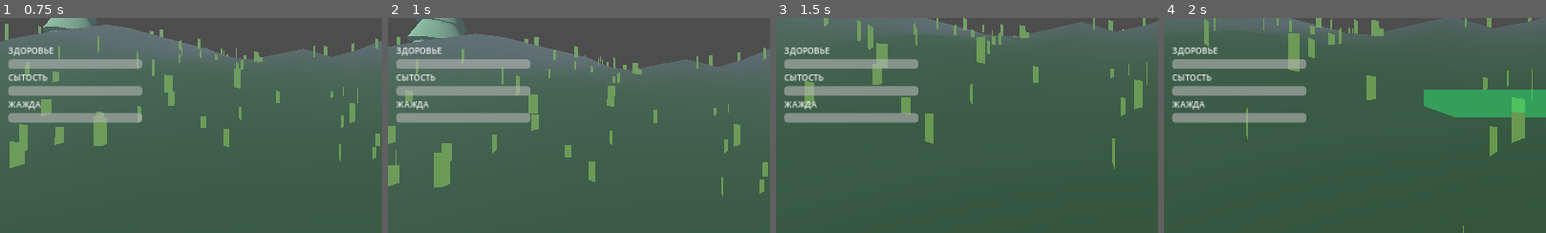
Above: before the commit, frames 1-4 (left to right).
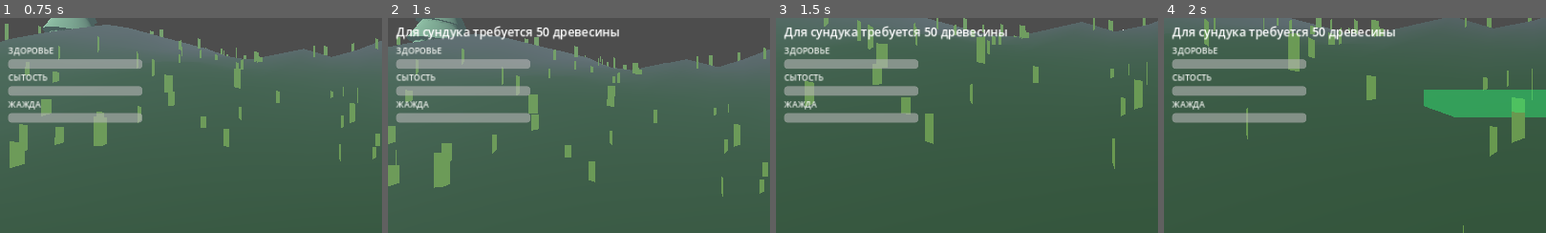
Above: after the commit, the same moments.

Repository: noval000/survival
Game: Godot game, scene res://scenes/Main.tscn
Same seed, same stepped clock (60 frames per second), same inputs: the game is played once before the commit and once after it.
Inputs (mouse positions are % of the whole screen's width and height, from its top left):
- Up to frame 1 (0.75 s): tap Enter at 0.5 s; move the mouse to (55, 50) at 0.52 s; hold W (move_forward) from 0.53 s (still down); tap E at 0.6 s; click (55, 50) at 0.67 s
- Up to frame 2 (1 s): keep holding W (move_forward); tap Space (jump) at 0.77 s; tap C at 0.8 s
- Up to frame 3 (1.5 s): keep holding W (move_forward); move the mouse to (45, 50) at 1.27 s; tap C at 1.35 s; click (45, 50) at 1.42 s
- Up to frame 4 (2 s): keep holding W (move_forward); tap Space (jump) at 1.52 s; tap B at 1.55 s
The pictures show only the part of the screen within x 0-50%, y 20-70%; the shares and areas given below are measured in that part.

Frame 1 is identical in both runs. In frame 2, 1.6% of the frame differs, in the area x 2-61%, y 3-11%; in frame 3, 1.6%; in frame 4, 1.6%.

Commit message:
Wire chest construction, E interaction, two-pane transfer and restore into player

Diff:
--- a/godot/scripts/Player.gd
+++ b/godot/scripts/Player.gd
@@ -7,6 +7,8 @@
 const BUILDING_HUD_SCRIPT = preload("res://scripts/BuildingHUD.gd")
 const QUICK_ACTIONS_SCRIPT = preload("res://scripts/QuickActionsHUD.gd")
 const MOBILE_CONTROLS_SCRIPT = preload("res://scripts/MobileControls.gd")
+const CHEST_SCRIPT = preload("res://scripts/StorageChest.gd")
+const CHEST_UI_SCRIPT = preload("res://scripts/ChestUI.gd")
 
 @export var walk_speed := 5.0
 @export var sprint_speed := 8.0
@@ -35,6 +37,9 @@
 var building_hud
 var quick_actions
 var mobile_controls
+var chest_ui
+var chests: Array = []
+const CHEST_COST := 50
 var mobile_jump := false
 var mobile_sprint := false
 var health: float = 100.0
@@ -106,10 +111,18 @@
     mobile_controls.action_pressed.connect(try_interact)
     mobile_controls.jump_pressed.connect(func() -> void: mobile_jump = true)
     mobile_controls.sprint_changed.connect(func(pressed: bool) -> void: mobile_sprint = pressed)
+    chest_ui = CHEST_UI_SCRIPT.new()
+    add_child(chest_ui)
+    chest_ui.transfer_requested.connect(transfer_chest_items)
+    chest_ui.closed.connect(_on_chest_closed)
     load_progress.call_deferred()
 
 func _unhandled_input(event: InputEvent) -> void:
     if event is InputEventKey and event.pressed and not event.echo:
+        if chest_ui != null and chest_ui.is_open():
+            if event.physical_keycode in [KEY_ESCAPE, KEY_E]:
+                chest_ui.close_storage()
+            return
         if event.physical_keycode == KEY_E and not inventory_ui.is_open():
             try_interact()
             return
@@ -139,6 +152,9 @@
             get_viewport().set_input_as_handled()
             return
         if not inventory_ui.is_open():
+            if event.physical_keycode == KEY_C:
+                place_chest()
+                return
             if event.physical_keycode == KEY_B:
                 toggle_build_mode()
                 get_viewport().set_input_as_handled()
@@ -183,6 +199,9 @@
         autosave_tick = 0.0
         save_progress()
     if dead:
+        velocity = Vector3.ZERO
+        return
+    if chest_ui != null and chest_ui.is_open():
         velocity = Vector3.ZERO
         return
     harvest_cooldown = maxf(0.0, harvest_cooldown - delta)
@@ -500,6 +519,7 @@
     setup_tool()
     sync_inventory()
     inventory_ui.restore_bag_layout(data.get("bag_layout", []))
+    restore_chests(data.get("chests", []))
 
 func try_interact() -> void:
     var query := PhysicsRayQueryParameters3D.create(camera.global_position, camera.global_position - camera.global_transform.basis.z * 4.0)
@@ -510,6 +530,9 @@
         return
     var target: Node = hit.get("collider") as Node
     if target == null or not target.is_in_group("survival_interactable"):
+        return
+    if target.is_in_group("survival_chests"):
+        open_chest(target)
         return
     var kind: String = str(target.get_meta("interaction", ""))
     if kind == "berries":
@@ -530,6 +553,86 @@
         survival_ui.update_stats(health, hunger, thirst)
         show_message("Вы попили: +45 жажды")
 
+func _on_chest_closed() -> void:
+    Input.mouse_mode = Input.MOUSE_MODE_CAPTURED
+
+func place_chest() -> void:
+    if dead or inventory_ui.is_open() or chest_ui.is_open():
+        return
+    if int(resources.get("wood", 0)) < CHEST_COST:
+        show_message("Для сундука требуется 50 древесины")
+        return
+    var chest = CHEST_SCRIPT.new()
+    chest.chest_id = str(Time.get_ticks_usec())
+    get_parent().add_child(chest)
+    chest.global_position = global_position - global_transform.basis.z * 2.5 - Vector3(0, 0.45, 0)
+    chest.rotation.y = rotation.y
+    chests.append(chest)
+    resources["wood"] = int(resources["wood"]) - CHEST_COST
+    sync_inventory()
+    show_message("Сундук установлен. Наведитесь и нажмите E")
+
+func open_chest(target: Node) -> void:
+    if dead or inventory_ui.is_open():
+        return
+    chest_ui.open_storage(target, inventory_ui.stack_model)
+    Input.mouse_mode = Input.MOUSE_MODE_VISIBLE
+
+func transfer_chest_items(from_chest: bool, index: int, half: bool) -> void:
+    if not chest_ui.is_open():
+        return
+    var chest = chest_ui.chest
+    if not is_instance_valid(chest):
+        chest_ui.close_storage()
+        return
+    var source = chest.storage if from_chest else inventory_ui.stack_model
+    if index < 0 or index >= source.slots.size():
+        return
+    var entry: Dictionary = source.slots[index]
+    if entry.is_empty():
+        return
+    var kind: String = str(entry.get("kind", ""))
+    if kind not in resources:
+        show_message("Этот предмет пока нельзя перемещать")
+        return
+    var count: int = int(entry.get("count", 0))
+    var amount: int = maxi(1, count / 2) if half else count
+    var transferred: bool = chest.withdraw(inventory_ui.stack_model, index, amount) if from_chest else chest.deposit(inventory_ui.stack_model, index, amount)
+    if not transferred:
+        show_message("Недостаточно места для переноса")
+        return
+    resources[kind] = int(resources.get(kind, 0)) + (amount if from_chest else -amount)
+    sync_inventory()
+    chest_ui.refresh()
+
+func get_chests_data() -> Array:
+    var result: Array = []
+    for chest in chests:
+        if is_instance_valid(chest):
+            result.append(chest.serialize())
+    return result
+
+func restore_chests(saved: Array) -> void:
+    for chest in chests:
+        if is_instance_valid(chest):
+            chest.queue_free()
+    chests.clear()
+    for record in saved:
+        if typeof(record) != TYPE_DICTIONARY:
+            continue
+        var coords: Array = record.get("position", [])
+        if coords.size() != 3:
+            continue
+        var chest = CHEST_SCRIPT.new()
+        chest.chest_id = str(record.get("id", ""))
+        get_parent().add_child(chest)
+        chest.global_position = Vector3(float(coords[0]), float(coords[1]), float(coords[2]))
+        chest.rotation.y = float(record.get("rotation_y", 0.0))
+        if chest.restore(record):
+            chests.append(chest)
+        else:
+            chest.queue_free()
+
 func use_consumable(kind: String) -> void:
     if dead or int(resources.get(kind, 0)) <= 0:
         return
@@ -556,7 +659,7 @@
     quick_actions.set_cursor_visible(opened)
 
 func toggle_build_mode() -> void:
-    if dead or inventory_ui.is_open():
+    if dead or inventory_ui.is_open() or chest_ui.is_open():
         return
     building.set_active(not building.active)
 
